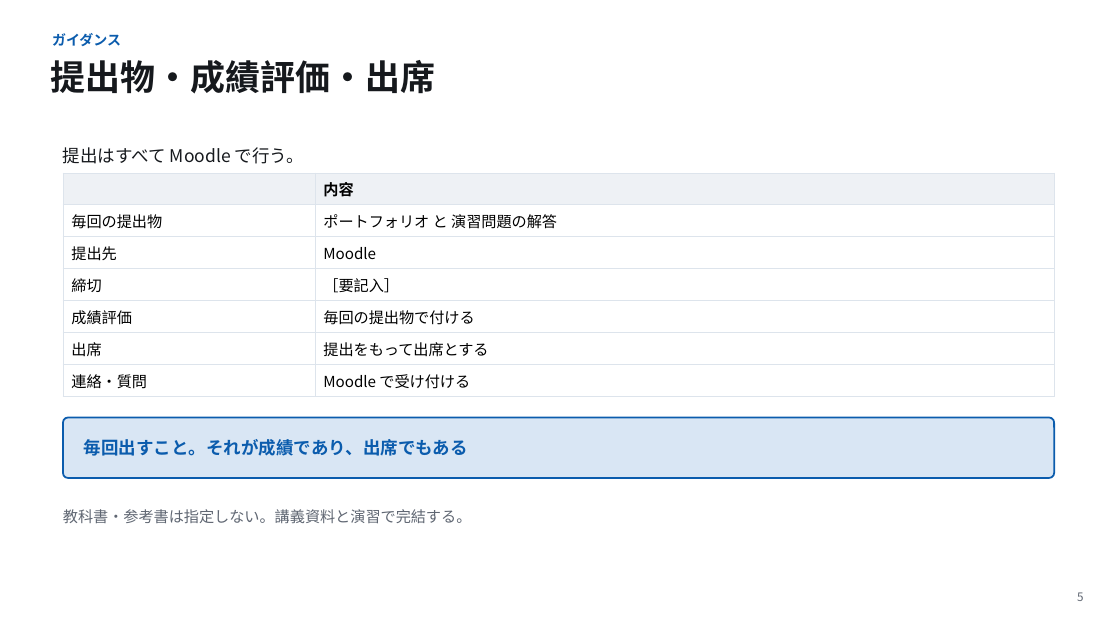
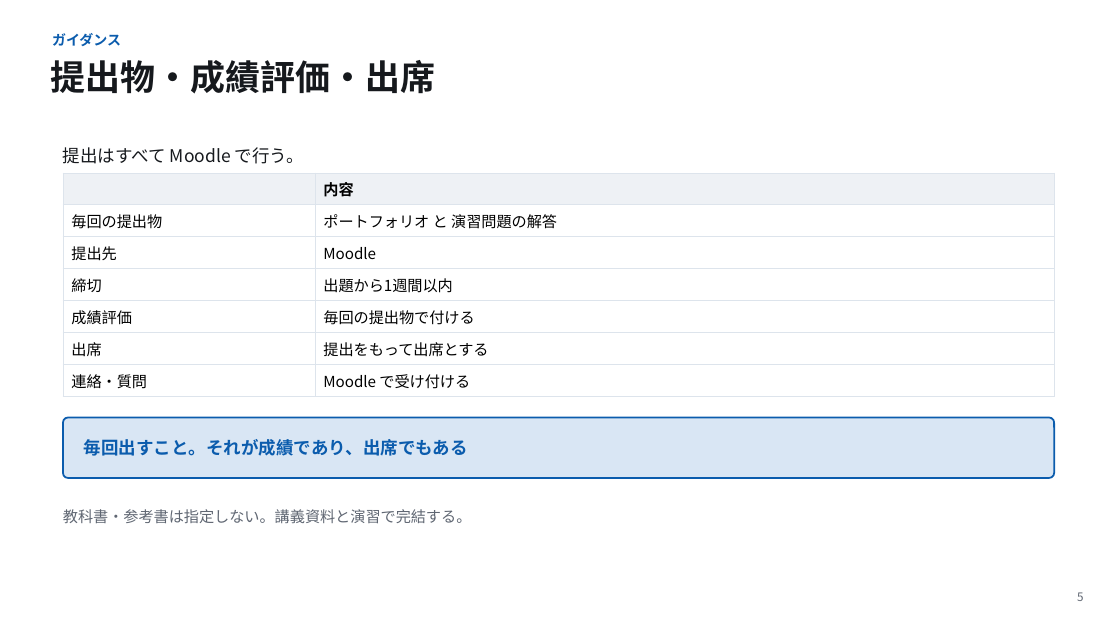
Before and after one commit to koide55/CompOutline, a slide deck: slide 5 of slides/第01回_計算とは何か.pptx. Drawn at 1120x630 pixels with LibreOffice and Linux fonts; fonts in the diff are those of the drawing. Boxes give left, top, right and bottom in pixels: in the first picture for what was removed or moved away, otherwise in the second. Text is boxed around its words. In the diff, an @@ line names an element or a change of style, - is before the commit and + after.

```diff
--- a/slides/第01回_計算とは何か.pptx
+++ b/slides/第01回_計算とは何か.pptx
@@ table at bbox=[63, 173, 1054, 393] @@
-row 4, column 2: ［要記入］
+row 4, column 2: 出題から1週間以内
```
Also in this commit, not shown: 1 other slide changed, 3 other files.
